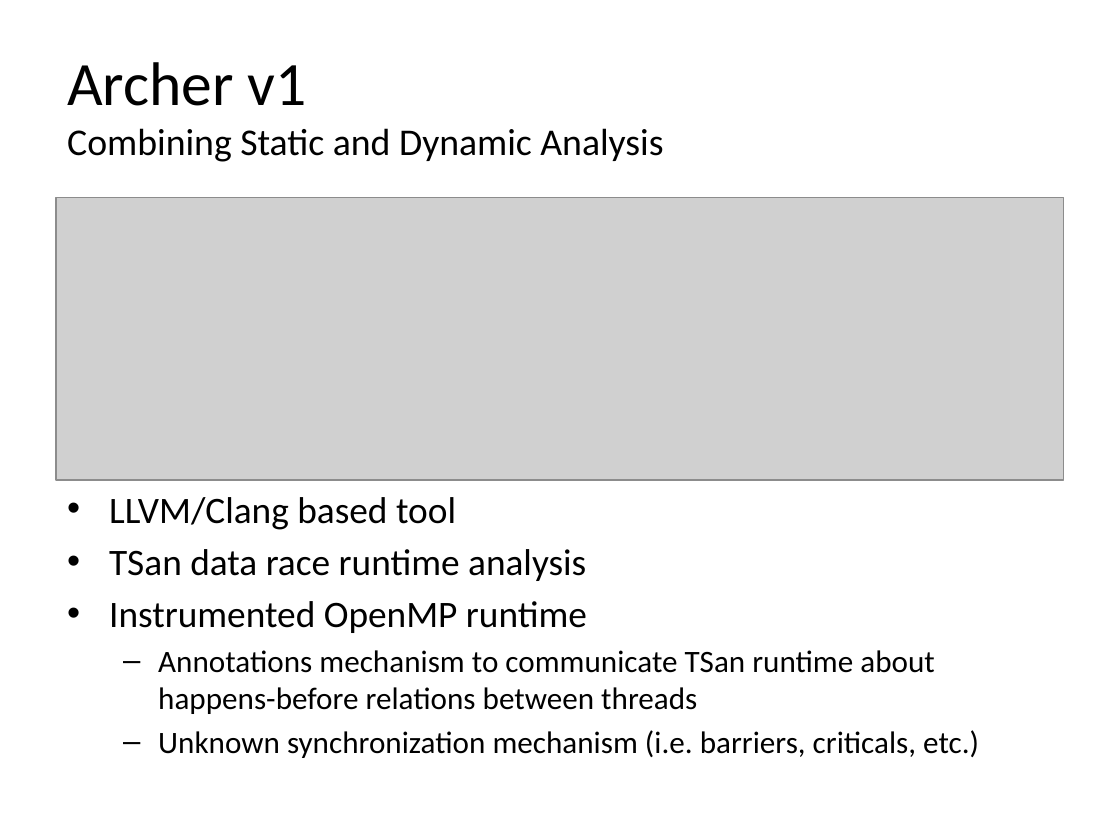
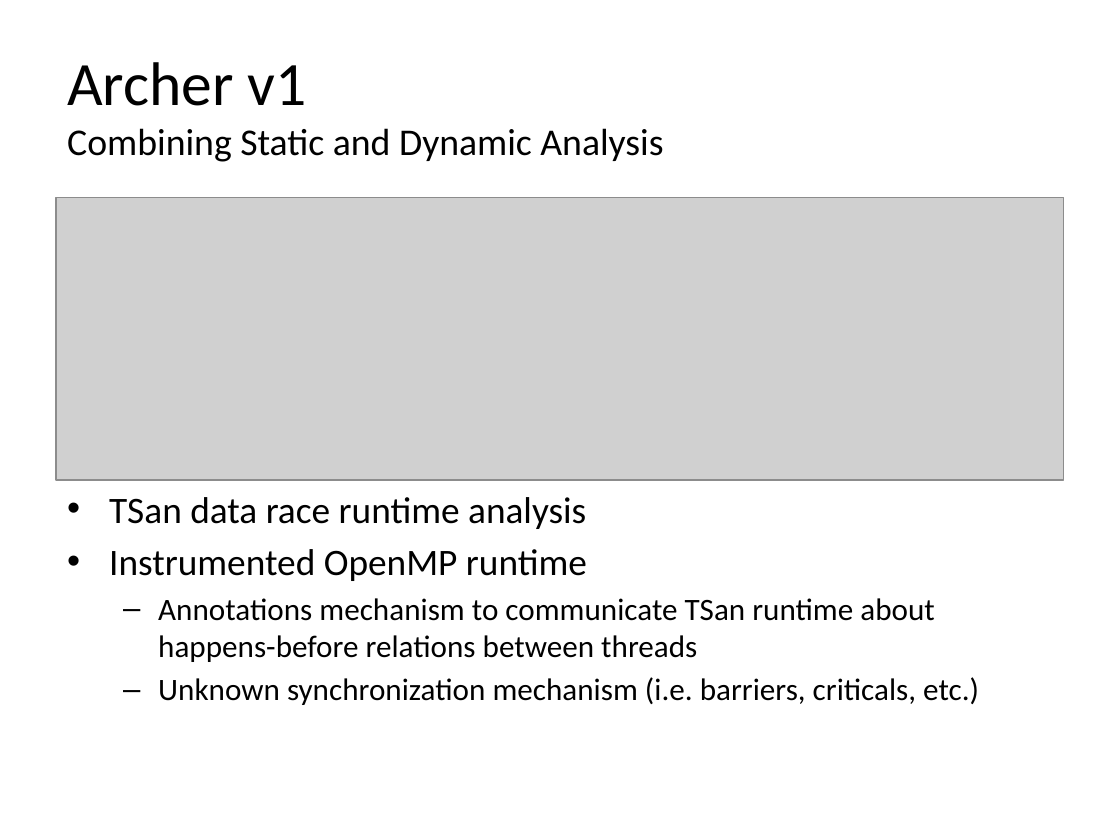
Before and after one commit to simoatze/oral_qualifier, a slide deck: slide 16 of presentation/presentation.pptx (slide 15 before the commit). Drawn at 1120x840 pixels with LibreOffice and Linux fonts; fonts in the diff are those of the drawing; grey boxes stand for pictures. Boxes give left, top, right and bottom in pixels: in the first picture for what was removed or moved away, otherwise in the second. Text is boxed around its words. In the diff, an @@ line names an element or a change of style, - is before the commit and + after.

```diff
--- a/presentation/presentation.pptx
+++ b/presentation/presentation.pptx
@@ text at bbox=[109, 497, 456, 530]: paragraph removed @@
-• LLVM/Clang based tool
```
Also in this commit, not shown: 1 other slide changed, 2 slides added.
